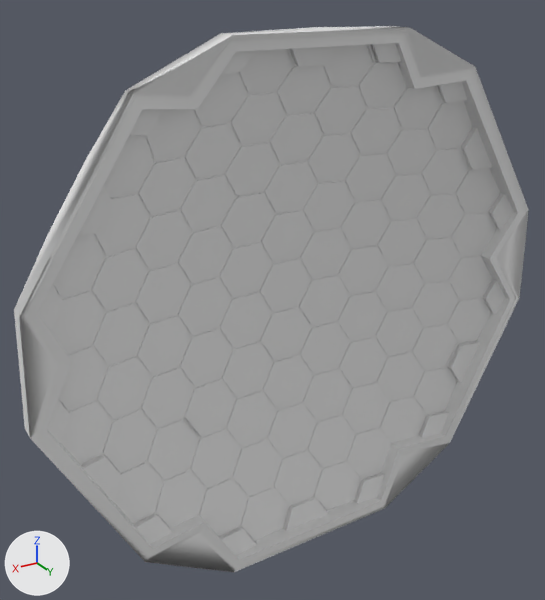
The glTF model Models/glTF_Exports/HexpaneWindow.glb, before and after one commit.
One viewpoint serves both versions: a 50 mm lens placed at (0.485, -0.222, 0.384), pointed at (0.029, -0.982, 0.004). The lights are fixed; the arrows at lower left show +X, +Y and +Z. Where no turn or scale is listed for an object, it has been applied to the vertices. Vertices at the same position are counted once.

The first picture shows 'HexpaneWindow_Opt', 'HexpaneWindow_Opt.001'.
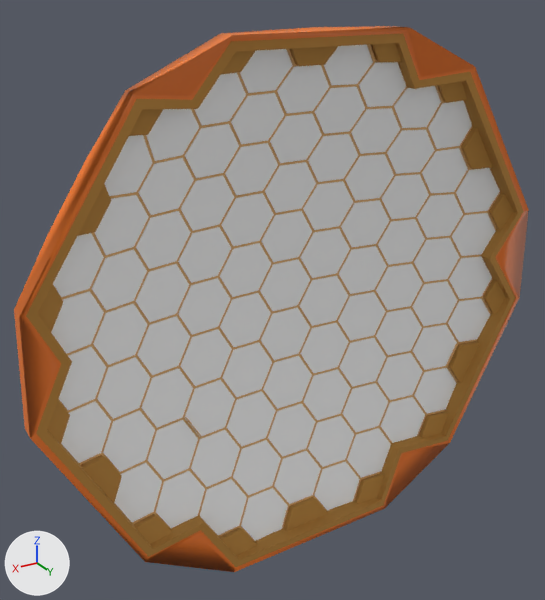
Pixel boxes (x1, y1, x2, y2) of what changed, in the pictures (545 x 600 px):
part 1 of me_icosphere_003, recoloured
    both: (14, 26, 529, 572)
part 2 of me_icosphere_003, recoloured
    both: (26, 33, 524, 567)
part 3 of me_icosphere_003, recoloured
    both: (52, 44, 500, 541)

The change in detail:
Material 'Tan_Matte' (mat_tan_matte) is new.
Its base color is (0.8, 0.454, 0.179) (beige #e7b475).
Its roughness is 0.9.
Material 'Caramel_Matte' (mat_caramel_matte) is new.
Its base color is (0.497, 0.242, 0.0467) (orange #bb873d).
Its roughness is 0.9.
Material 'ClayGray_Matte' (mat_claygray_matte) is new.
Its base color is (0.22, 0.212, 0.174) (grey #817f74).
Its roughness is 0.9.
Material 'Pumpkin_Semigloss' (mat_pumpkin_semigloss) is new.
Its base color is (0.871, 0.191, 0.0212) (orange #f07928).
me_icosphere_003 has 1982 vertices, 3853 faces and spans x -0.36..0.36, y -1.0..-0.918, z -0.347..0.332.
me_icosphere_003 is used by ob_hexpanewindow_opt; location (0.0, 0.0, 0.0).
me_icosphere_003 part 1: 206 faces spanning x -0.36..0.36, y -0.955..-0.918, z -0.347..0.332 switch from no material to mat_pumpkin_semigloss (orange #f07928).
me_icosphere_003 part 2: 431 faces spanning x -0.352..0.352, y -0.961..-0.918, z -0.338..0.323 switch from no material to mat_caramel_matte (orange #bb873d).
me_icosphere_003 part 3: 2526 faces spanning x -0.331..0.331, y -0.999..-0.938, z -0.335..0.32 switch from no material to mat_tan_matte (beige #e7b475).
me_icosphere_003 now uses material mat_claygray_matte (grey #817f74).
